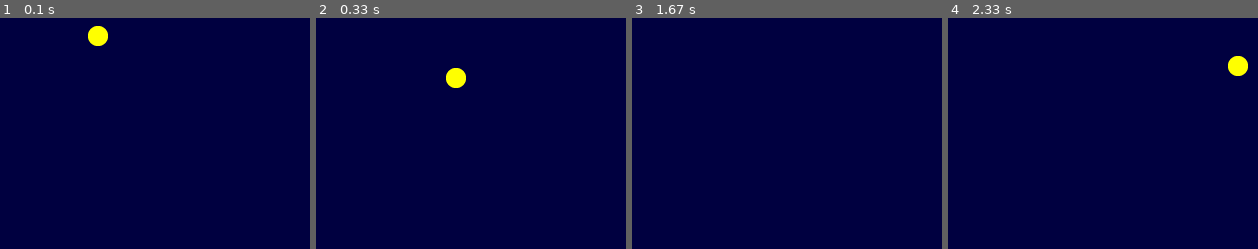
Above: before the commit, frames 1-4 (left to right).
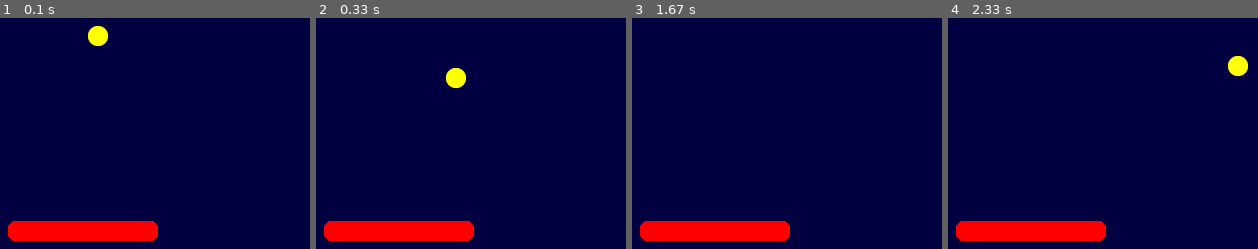
Above: after the commit, the same moments.

Repository: WolfArtt/Inicianando_con_pygame
Game: pygame game, started from Video_Juego.py
Same seed, same stepped clock (60 frames per second), same inputs: the game is played once before the commit and once after it.
Inputs:
- Up to frame 1 (0.1 s): no input
- Up to frame 2 (0.33 s): no input
- Up to frame 3 (1.67 s): no input
- Up to frame 4 (2.33 s): no input
The pictures show only the part of the screen within x 36-86%, y 48-97%; the shares and areas given below are measured in that part.

The runs differ from the first frame. In frame 1, 4.1% of the frame differs, in the area x 2-51%, y 87-97%; in frame 2, 4.1%; in frame 3, 4.1%; in frame 4, 4.1%.

Commit message:
creamos la paleta del jugador y la colocamos en pantalla sin movimiento aun

Diff:
--- a/Repaso_visto_hasta_ahora.txt
+++ b/Repaso_visto_hasta_ahora.txt
@@ -99,3 +99,17 @@
                 y hacemos lo mismo para evitar la fuga de la bolita por la izquierda asi que aplicamos la compracion de <= 0
 
         Y asi solucionamos nuestros primeros errores de colisiones para nuestro Juego :3
+
+
+#########################################################################################
+
+
+--- El jugador y su movimiento video 10---
+
+Crearemos la paleta del jugador y la moveremos con las  flechas del teclado
+
+Nos creamos la clase paleta
+La paleta la colocamos centrada en eje x y 20 pixeles sobre el borde inferior de la pantalla
+con el atributo:    self.rect.mibottom=(ancho/2, alto -20)
+Como por el momento el jugador no se movera la velocidad sera de [0,0]
+Luego dibujamos la paleta del jugador en pantalla
--- a/Video_Juego.py
+++ b/Video_Juego.py
@@ -37,6 +37,22 @@
         # Mover en base a posicion actual y velocidad
         self.rect.move_ip(self.speed)
 
+class Paleta(pygame.sprite.Sprite):
+    def __init__(self):
+        pygame.sprite.Sprite.__init__(self)
+
+        # Cargar Imagen
+        self.image = pygame.image.load('imagenes/paleta.png')
+
+        # Obtener rectangulo de la imagen
+        self.rect = self.image.get_rect()
+
+        # Posicion inicial centrada en X
+        self.rect.midbottom = (ancho/2, alto - 20)
+
+        # Establecer velocidad inicial
+        self.speed = [0,0]
+
 
 # Iniciando pantalla
 pantalla = pygame.display.set_mode((ancho,alto))
@@ -48,6 +64,7 @@
 reloj = pygame.time.Clock()
 
 bolita = Bolita()
+paleta = Paleta()
 
 while True:
     #Establecer FPS
@@ -67,5 +84,8 @@
     #Dibujar bolita en pantalla
     pantalla.blit(bolita.image, bolita.rect)
 
+    #Dibujar paleta del jugador en pantalla
+    pantalla.blit(paleta.image, paleta.rect)
+
     #Actualizar los elementos en pantalla
     pygame.display.flip()
Binary file added: imagenes/paleta.png
